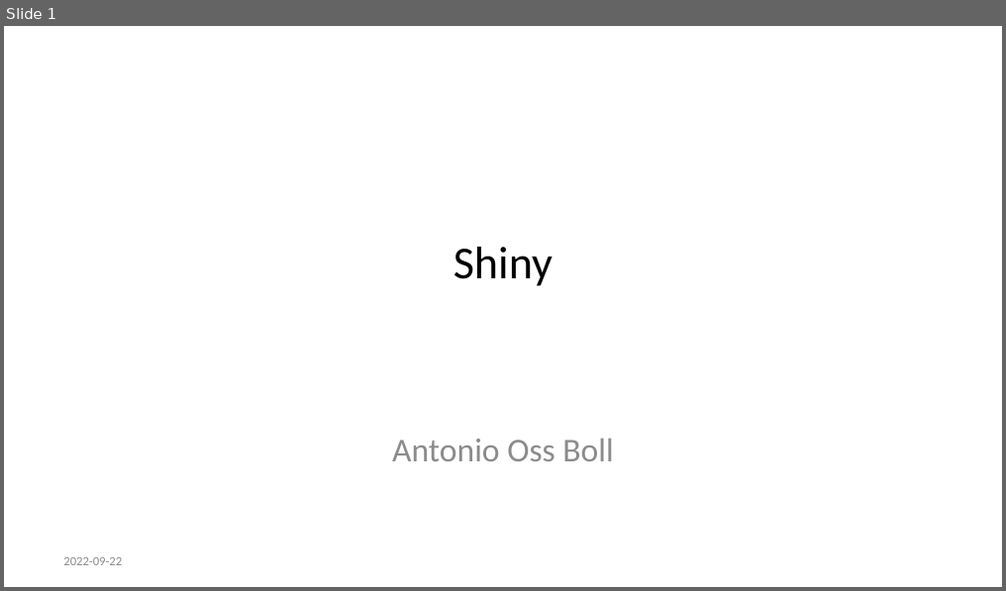
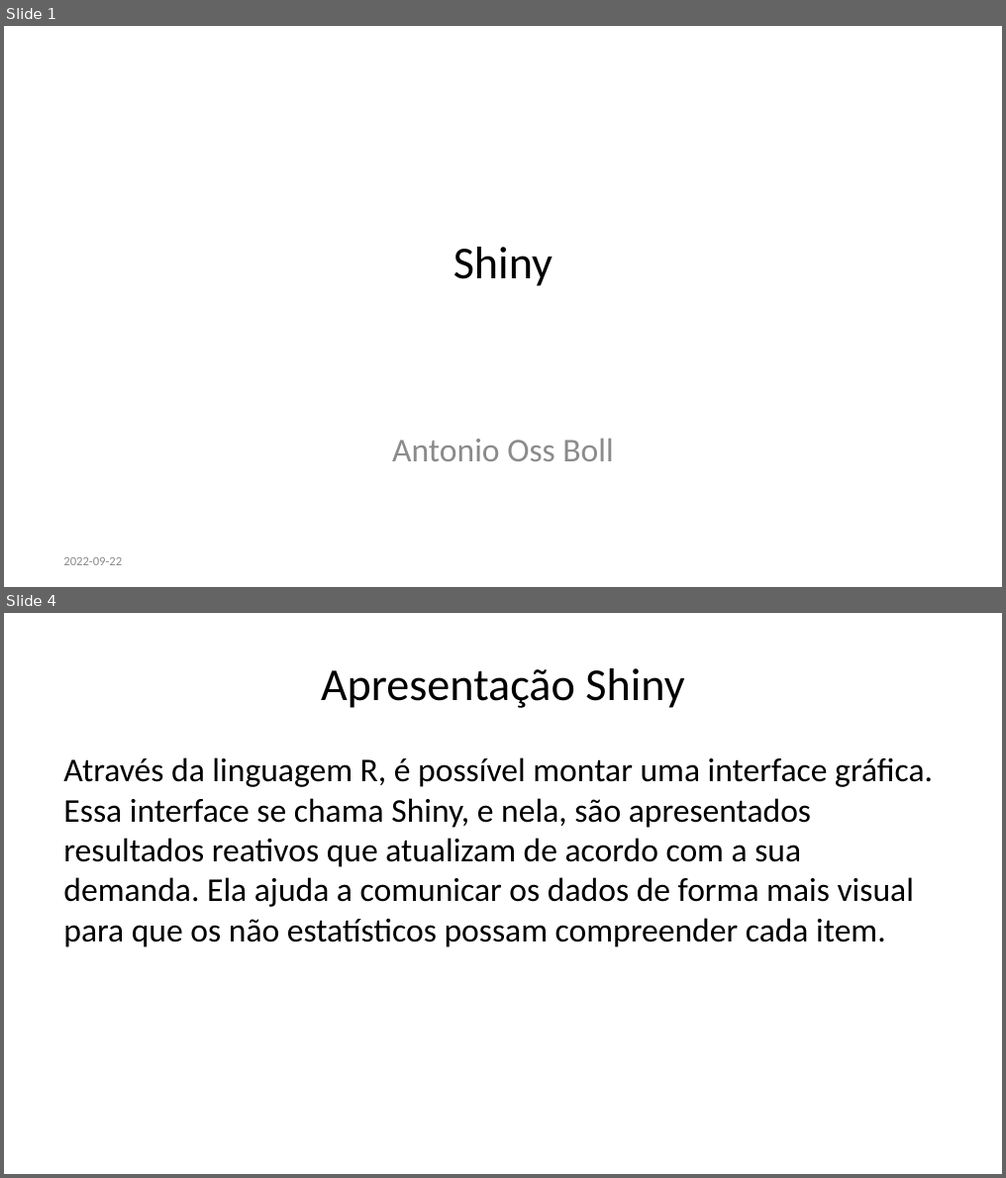
Before and after one commit to AntonioBoll/ApresentacaoShiny, a slide deck: apresentacao.pptx. Shown one above the other, each under a label of ours: slide 1 before the commit, slides 1 and 4 after it; the slides between them are not shown. The pictures are 1006x591 and 1006x1178 pixels, drawn with LibreOffice and Linux fonts; fonts in the diff are those of the drawing. Boxes give left, top, right and bottom in pixels: in the first picture for what was removed or moved away, otherwise in the second. Text is boxed around its words. In the diff, an @@ line names an element or a change of style, - is before the commit and + after.

```diff
--- a/apresentacao.pptx
+++ b/apresentacao.pptx
@@ slide 4 added at box(4, 613, 1002, 1174), background #FFFFFF @@
@@ title added at box(321, 668, 684, 708), 33 pt, text #000000 @@
+Apresentação Shiny
@@ text added at box(63, 758, 933, 948), 24 pt, text #000000 @@
+Através da linguagem R, é possível montar uma interface gráfica. Essa interface se chama Shiny, e nela, são apresentados resultados reativos que atualizam de acordo com a sua demanda. Ela ajuda a comunicar os dados de forma mais visual para que os não estatísticos possam compreender cada item.
```
Also in this commit, not shown: 1 slide changed, 18 other slides added, 3 slides removed, 1 other file.
